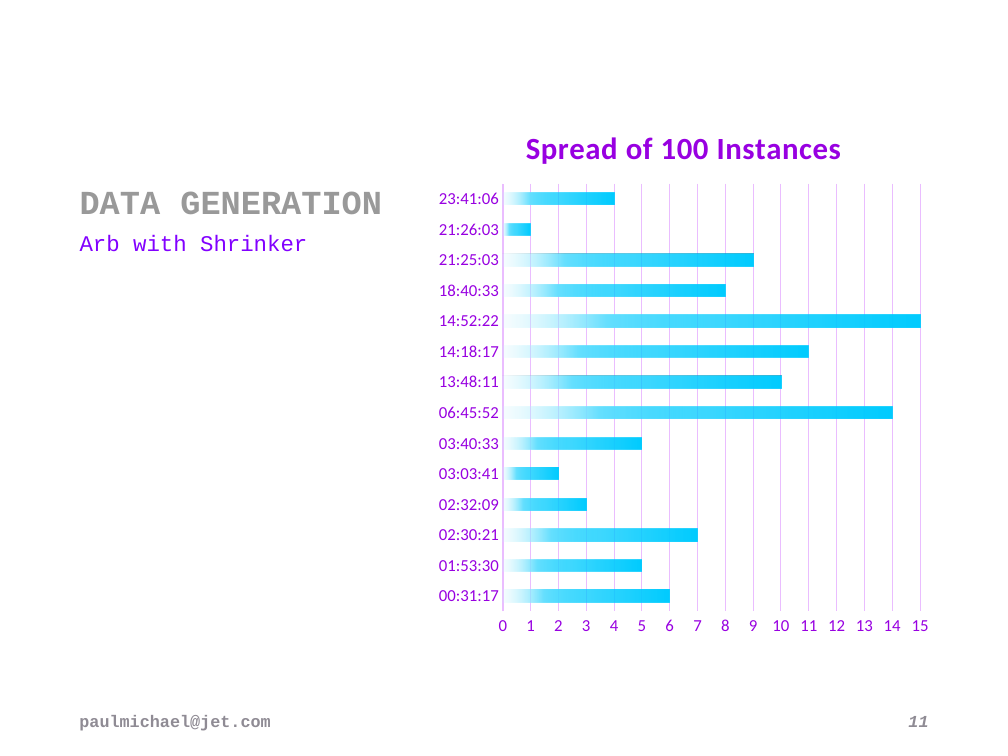
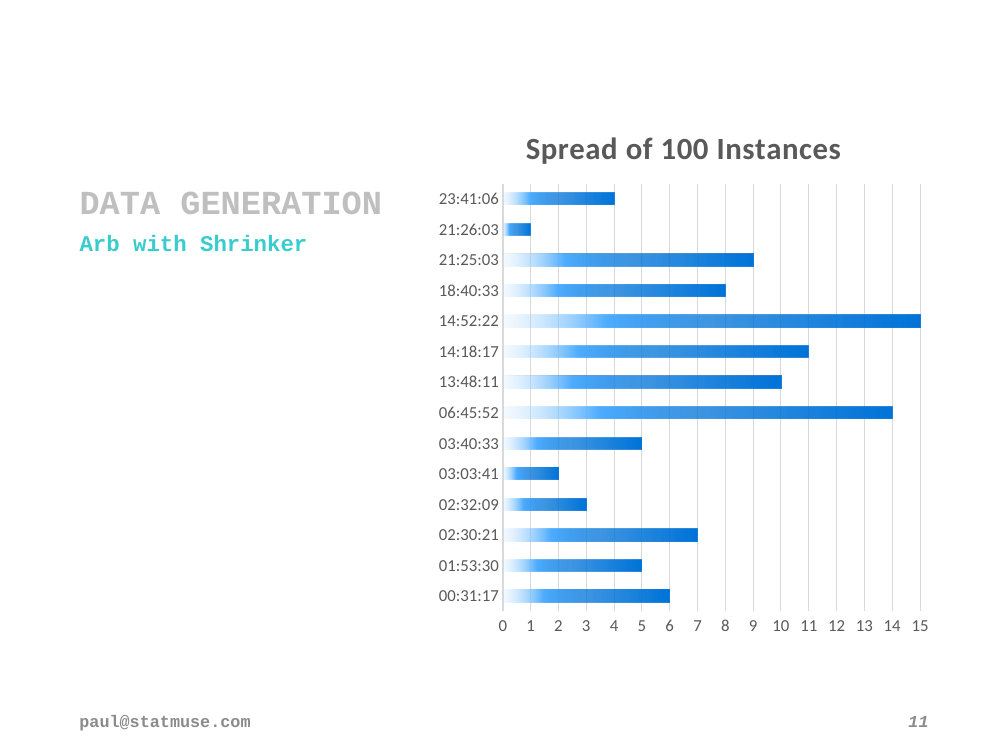
Before and after one commit to pblasucci/quickpbt, a slide deck: slide 11 of quickpbt.pptx. Drawn at 1008x756 pixels with LibreOffice and Linux fonts; fonts in the diff are those of the drawing; background and template pictures are left out. Boxes give left, top, right and bottom in pixels: in the first picture for what was removed or moved away, otherwise in the second. Text is boxed around its words. In the diff, an @@ line names an element or a change of style, - is before the commit and + after.

Commit message:
updated slide deck (statmuse); added pdf version of presentation

```diff
--- a/quickpbt.pptx
+++ b/quickpbt.pptx
@@ title "DATA GENERATION" at bbox=[80, 192, 382, 214]: text colour #999999 to #BFBFBF @@
@@ bar chart at bbox=[428, 109, 938, 646] @@
@@ colour of Series 1 gradient #00CCFF to #66E0FF to #CCF5FF to gradient #0074D9 to #4FADFF to #C4E4FF @@
@@ category axis changed @@
@@ value axis changed @@
@@ lettering changed @@
@@ text "Arb with Shrinker" at bbox=[80, 235, 307, 252]: text colour #8200FF to #39CCCC, bold on @@
@@ text at bbox=[79, 715, 250, 731]: text changed; text colour #8F8C95 to #8C8C8C @@
-paulmichael@jet.com
+paul@statmuse.com
```
Also in this commit, not shown: 22 other slides changed, 1 other file.
